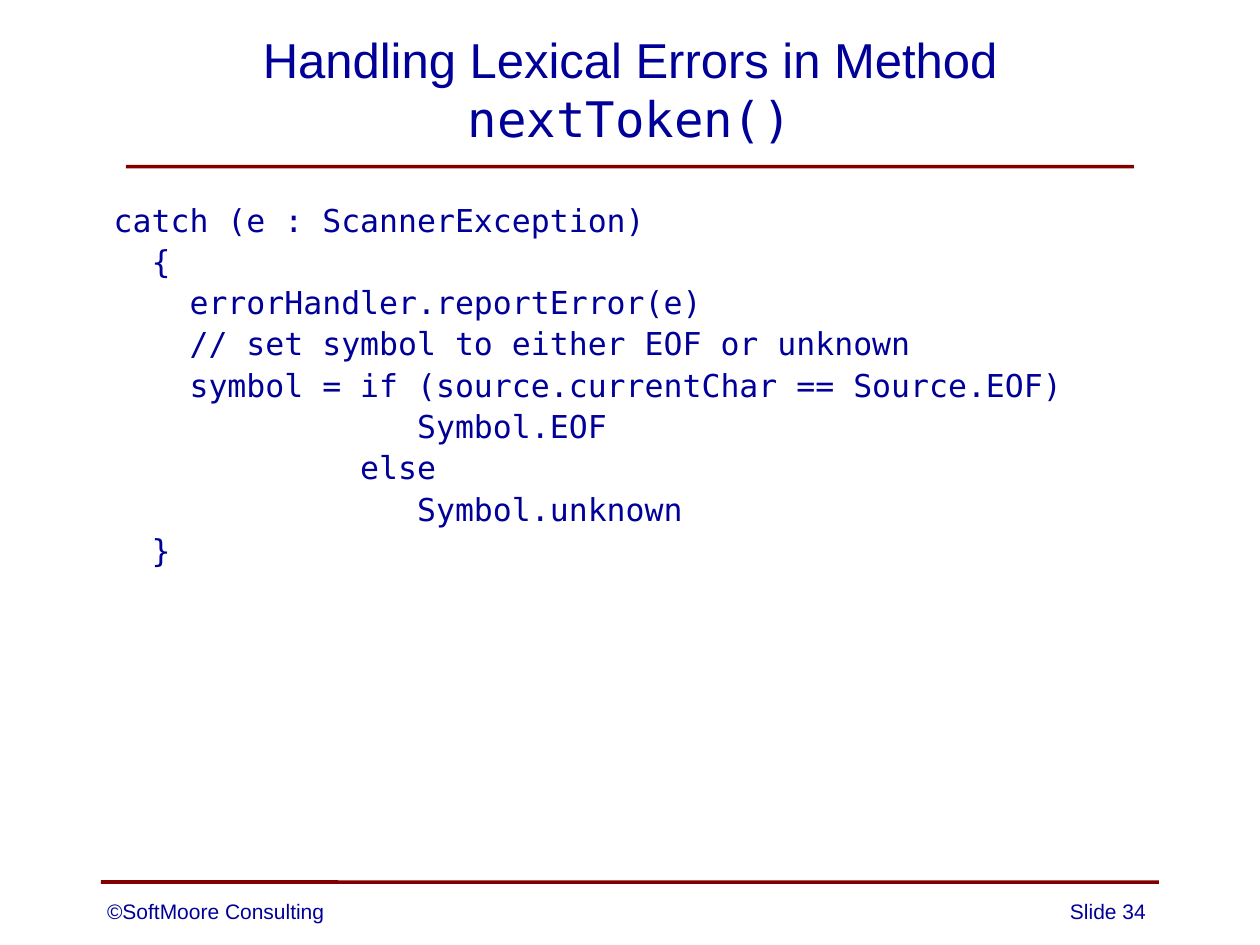
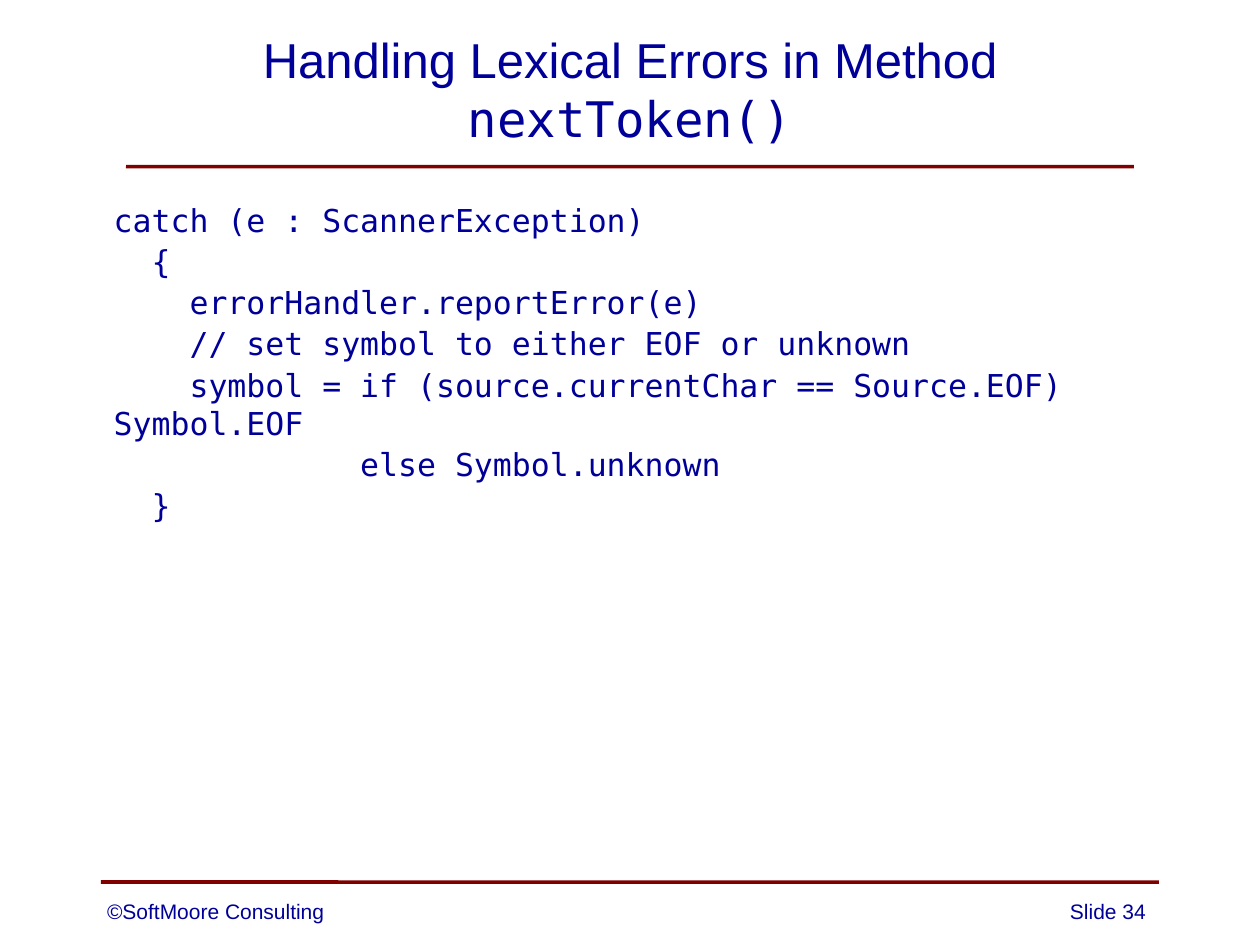
Before and after one commit to SoftMoore/CPRL-Kt-2nd, a slide deck: slide 34 of PowerPoints/05 - Lexical Analysis.pptx. Drawn at 1260x945 pixels with LibreOffice and Linux fonts; fonts in the diff are those of the drawing. Boxes give left, top, right and bottom in pixels: in the first picture for what was removed or moved away, otherwise in the second. Text is boxed around its words. In the diff, an @@ line names an element or a change of style, - is before the commit and + after.

```diff
--- a/PowerPoints/05 - Lexical Analysis.pptx
+++ b/PowerPoints/05 - Lexical Analysis.pptx
@@ text at [114,373,1062,483]: text changed @@
-symbol = if (source.currentChar == Source.EOF)
-Symbol.EOF
-else
-Symbol.unknown
+symbol = if (source.currentChar == Source.EOF) Symbol.EOF
+else Symbol.unknown
```
Also in this commit, not shown: 9 other slides changed, 9 other files.
